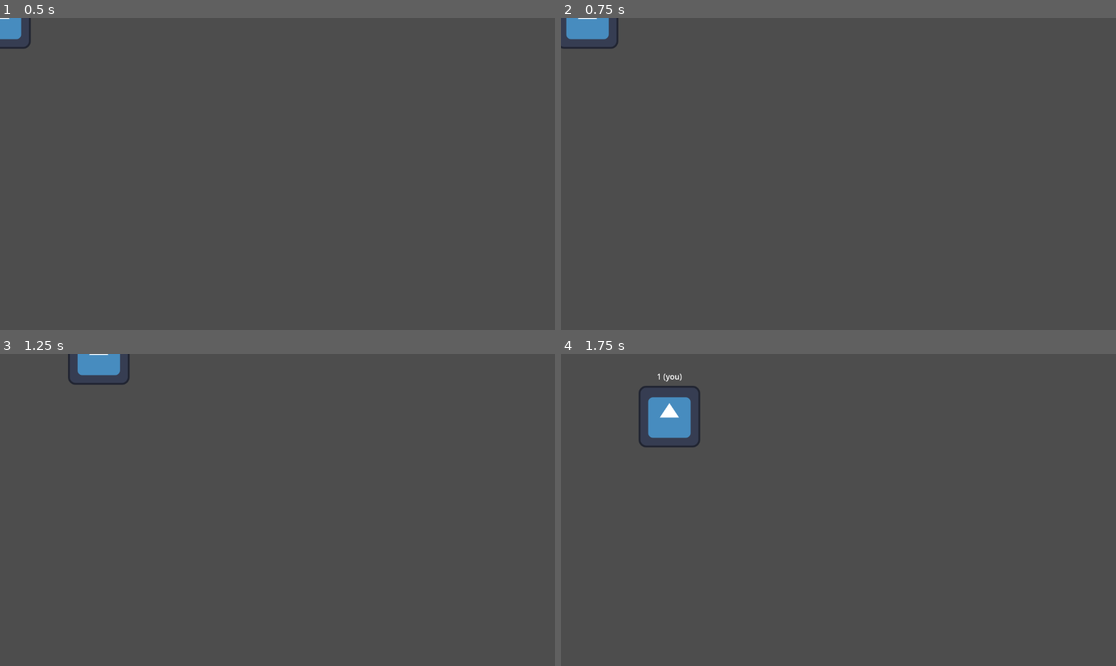
Above: before the commit, frames 1-4 (two rows, left to right).
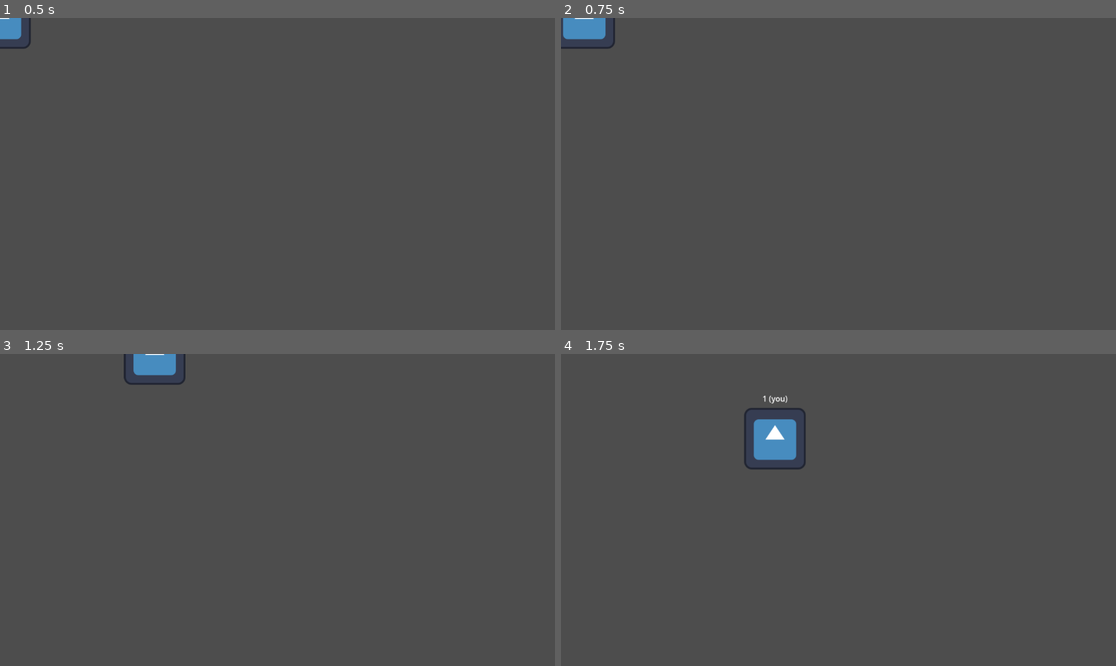
Above: after the commit, the same moments.

Repository: elnachoes/SpawnerSyncerSandbox
Game: Godot game, scene res://player/player.tscn
Two runs of this game, one before a commit and one after it. Both use one fixed random seed, a clock stepped at 60 frames per second and the inputs below. This scene is started directly instead of the project's main scene. The engine's default icon, where the game draws it, is replaced by a stand-in: a white triangle on a blue panel in a dark square.
Inputs:
- Up to frame 1 (0.5 s): no input
- Up to frame 2 (0.75 s): tap Enter at 0.5 s; hold D (right) from 0.53 s (still down)
- Up to frame 3 (1.25 s): keep holding D (right)
- Up to frame 4 (1.75 s): release D (right) at 1.28 s; hold S (down) from 1.28 s (still down)

Frame 1 is identical in both runs. In frame 2, 0.2% of the frame differs, in the area x 0-11%, y 0-10%; in frame 3, 1.3%; in frame 4, 2.7%, in the area x 14-45%, y 6-37%.

Commit message:
improve player-player collision; add background

Diff:
--- a/game/game.gd
+++ b/game/game.gd
@@ -1,5 +1,6 @@
 extends Node
 
+@onready var background := $Background as TextureRect
 @onready var camera := $MultiTargetCamera as MultiTargetCamera
 @onready var menu := $CanvasLayer/Menu as Menu
 @onready var player_spawn_location := $PlayerSpawnLocation as Marker2D
@@ -27,6 +28,7 @@
 	if not headless:
 		on_client_connected(1)
 	menu.hide()
+	background.show()
 
 
 func create_client(address: String, port: int):
@@ -35,6 +37,7 @@
 	multiplayer.multiplayer_peer = peer
 	multiplayer.server_disconnected.connect(on_server_disconnected)
 	menu.hide()
+	background.show()
 
 
 func on_client_connected(id: int):
@@ -53,3 +56,4 @@
 func on_server_disconnected():
 	multiplayer.multiplayer_peer = null
 	menu.show()
+	background.hide()
--- a/game/game.tscn
+++ b/game/game.tscn
@@ -1,8 +1,9 @@
-[gd_scene load_steps=4 format=3 uid="uid://b367dtawi0twu"]
+[gd_scene load_steps=5 format=3 uid="uid://b367dtawi0twu"]
 
 [ext_resource type="Script" path="res://game/game.gd" id="1_u08y5"]
 [ext_resource type="PackedScene" uid="uid://14bynejisexy" path="res://menu/menu.tscn" id="2_6u1ph"]
 [ext_resource type="Script" path="res://game/camera.gd" id="3_ugtps"]
+[ext_resource type="Texture2D" uid="uid://de2ox2pf1438u" path="res://icon.svg" id="4_6t37r"]
 
 [node name="Game" type="Node"]
 script = ExtResource("1_u08y5")
@@ -14,6 +15,17 @@
 offset_top = -162.0
 offset_right = 200.0
 offset_bottom = 162.0
+
+[node name="Background" type="TextureRect" parent="."]
+visible = false
+modulate = Color(1, 1, 1, 0.0784314)
+offset_left = -9984.0
+offset_top = -4992.0
+offset_right = 10016.0
+offset_bottom = 5008.0
+texture = ExtResource("4_6t37r")
+stretch_mode = 1
+metadata/_edit_lock_ = true
 
 [node name="MultiTargetCamera" type="Camera2D" parent="."]
 process_callback = 0
@@ -27,4 +39,3 @@
 [node name="Players" type="Node" parent="."]
 
 [node name="PlayerSpawnLocation" type="Marker2D" parent="."]
-position = Vector2(576, 320)
--- a/player/player.gd
+++ b/player/player.gd
@@ -1,7 +1,7 @@
 class_name Player
 extends CharacterBody2D
 
-const SPEED = 300.0
+const SPEED = 600.0
 const position_lerp = 0.5
 
 @export var input_peer_id := 1
@@ -21,11 +21,12 @@
 		label.text += " (you)"
 
 
-func _physics_process(_delta):
+func _physics_process(delta):
 	if multiplayer.is_server():
-		velocity = input.direction.normalized() * SPEED
-		move_and_slide()
-
+		velocity = velocity.lerp(input.direction.normalized() * SPEED, 0.1)
+		var collision = move_and_collide(velocity * delta)
+		if collision:
+			velocity = velocity.bounce(collision.get_normal())
 		synced_position = position
 		sync_number = input.sync_number
 	else:
--- a/player/player.tscn
+++ b/player/player.tscn
@@ -32,7 +32,8 @@
 properties/1/sync = true
 properties/1/watch = false
 
-[sub_resource type="CircleShape2D" id="CircleShape2D_h6gf5"]
+[sub_resource type="RectangleShape2D" id="RectangleShape2D_el343"]
+size = Vector2(112, 112)
 
 [node name="Player" type="CharacterBody2D"]
 script = ExtResource("1_40fkp")
@@ -60,4 +61,4 @@
 texture = ExtResource("2_2cnvf")
 
 [node name="CollisionShape2D" type="CollisionShape2D" parent="."]
-shape = SubResource("CircleShape2D_h6gf5")
+shape = SubResource("RectangleShape2D_el343")
